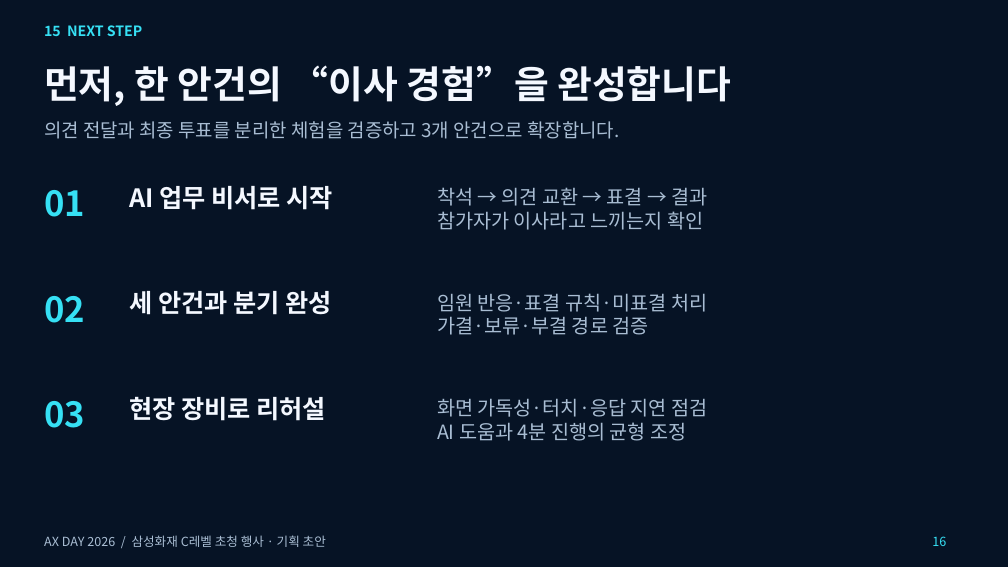
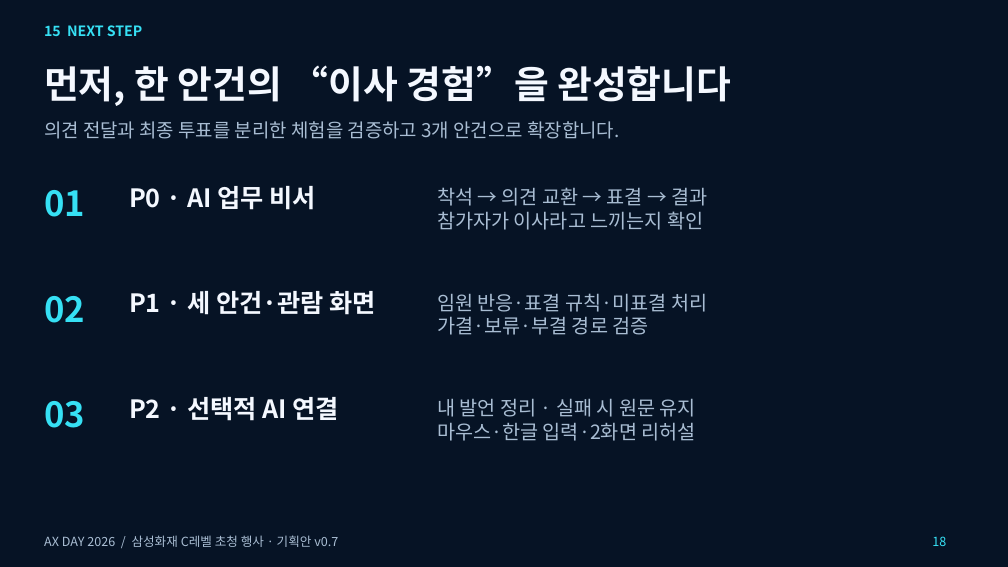
Before and after one commit to hyuny0219/axday_agent, a slide deck: slide 18 of docs/reference/AX_Day_2026_Boardroom_Proposal.pptx (slide 16 before the commit). Drawn at 1008x567 pixels with LibreOffice and Linux fonts; fonts in the diff are those of the drawing. Boxes give left, top, right and bottom in pixels: in the first picture for what was removed or moved away, otherwise in the second. Text is boxed around its words. In the diff, an @@ line names an element or a change of style, - is before the commit and + after.

```diff
--- a/docs/reference/AX_Day_2026_Boardroom_Proposal.pptx
+++ b/docs/reference/AX_Day_2026_Boardroom_Proposal.pptx
@@ text at box(129, 186, 315, 210): text changed @@
-AI 업무 비서로 시작
+P0 · AI 업무 비서
@@ text at box(129, 291, 375, 315): text changed @@
-세 안건과 분기 완성
+P1 · 세 안건·관람 화면
@@ text at box(129, 397, 339, 421): text changed @@
-현장 장비로 리허설
+P2 · 선택적 AI 연결
@@ text at box(437, 398, 696, 441): text changed @@
-화면 가독성·터치·응답 지연 점검
-AI 도움과 4분 진행의 균형 조정
+내 발언 정리 · 실패 시 원문 유지
+마우스·한글 입력·2화면 리허설
@@ text at box(44, 535, 338, 547): text changed @@
-AX DAY 2026 / 삼성화재 C레벨 초청 행사 · 기획 초안
+AX DAY 2026 / 삼성화재 C레벨 초청 행사 · 기획안 v0.7
@@ text at box(932, 536, 946, 546): text changed @@
-16
+18
```
Also in this commit, not shown: 15 other slides changed, 2 slides added, 13 other files.
